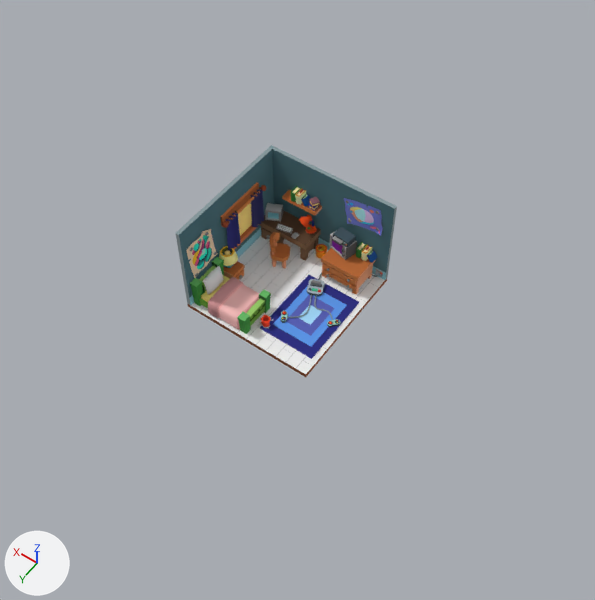
The FBX model Assets/Models/ChildRoom.fbx as it was, and as the next commit left it.
The view is the same before and after, from a 50 mm lens placed at (-4.73, 6.38, 9.99), pointed at (-0.99, 1.15, 1.76). Lighting does not change. The marker at lower left points along +X, +Y and +Z. Where no turn or scale is listed for an object, it has been applied to the vertices.

Before the edit, the objects in view are built like this:
```python
me_bed = bpy.data.meshes.new('Bed')
me_bed.from_pydata(...)  # 340 vertices, 348 faces; spans x -0.504..0.504, y -0.318..0.329, z 0.0..0.507
me_bed.materials.append(mat_material)  # picture img_palette_png
me_childroom = bpy.data.meshes.new('ChildRoom')
me_childroom.from_pydata(...)  # 851 vertices, 879 faces; spans x -1.1..1.1, y -1.1..1.1, z 0.0..1.65
# faces by material slot: [875, 4]
me_childroom.materials.append(mat_material)  # picture img_palette_png
me_childroom.materials.append(mat_ground_001)  # picture img_groundtexture_png
me_closet = bpy.data.meshes.new('Closet')
me_closet.from_pydata(...)  # 304 vertices, 286 faces; spans x -0.337..0.332, y -0.241..0.281, z 0.0..0.422
me_closet.materials.append(mat_material)  # picture img_palette_png
ob_bed = bpy.data.objects.new('Bed', me_bed)
ob_bed.location = (0.52, 0.74, 0.07)
ob_childroom = bpy.data.objects.new('ChildRoom', me_childroom)
ob_childroom.location = (0.0, 0.0, 0.0)
ob_closet = bpy.data.objects.new('Closet', me_closet)
ob_closet.location = (-0.57, -0.76, 0.07)
# also in view: 'Desk.001' at (0.58, -0.8, 0.27); 'Carpet' at (-0.56, -0.12, 0.14)
```
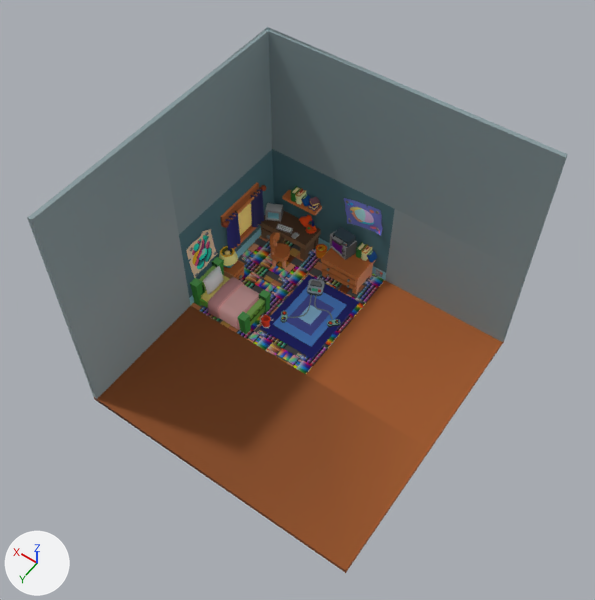
The change, as a list of edits to the scene's bpy script:
```text
Change me_childroom:
    used by ob_childroom; location = (0.0, 0.0, 0.0)
    remove me_childroom.from_pydata(...)  # 851 vertices, 879 faces; spans x -1.1..1.1, y -1.1..1.1, z 0.0..1.65
    add me_childroom.from_pydata(...)  # 888 vertices, 924 faces; spans x -3.12..1.1, y -1.1..3.12, z 0.0..3.67
    me_childroom part 1
    11 faces are deleted
    12 new vertices lie (-2.02, 0.0, 0.0) away from vertices in x -1.1, y -1.1..1.1, z 0.0..1.65
    13 new vertices lie (0.0, 2.02, 0.0) away from vertices in x -3.12..1.1, y 1.1, z 0.0..1.65
    12 new vertices lie (0.0, 0.0, 2.02) away from vertices in x -3.12..1.1, y -1.1..3.12, z 1.65
    56 new faces join them
    me_childroom part 2: 4 faces spanning x -1.1..1.04, y -1.04..1.1, z 0.07 switch from mat_ground_001 (picture img_groundtexture_png) to mat_material (picture img_palette_png)
```

Changed parts and their boxes [x1, y1, x2, y2] in the pictures (595 x 600 px):
'ChildRoom', reshaped (143% wider, 135% taller): before [175, 145, 397, 377]; after [27, 27, 568, 573]
part 1 of me_childroom, built on: before [175, 145, 397, 377]; after [27, 27, 568, 573]
part 2 of me_childroom, recoloured: [191, 236, 385, 374] in both
